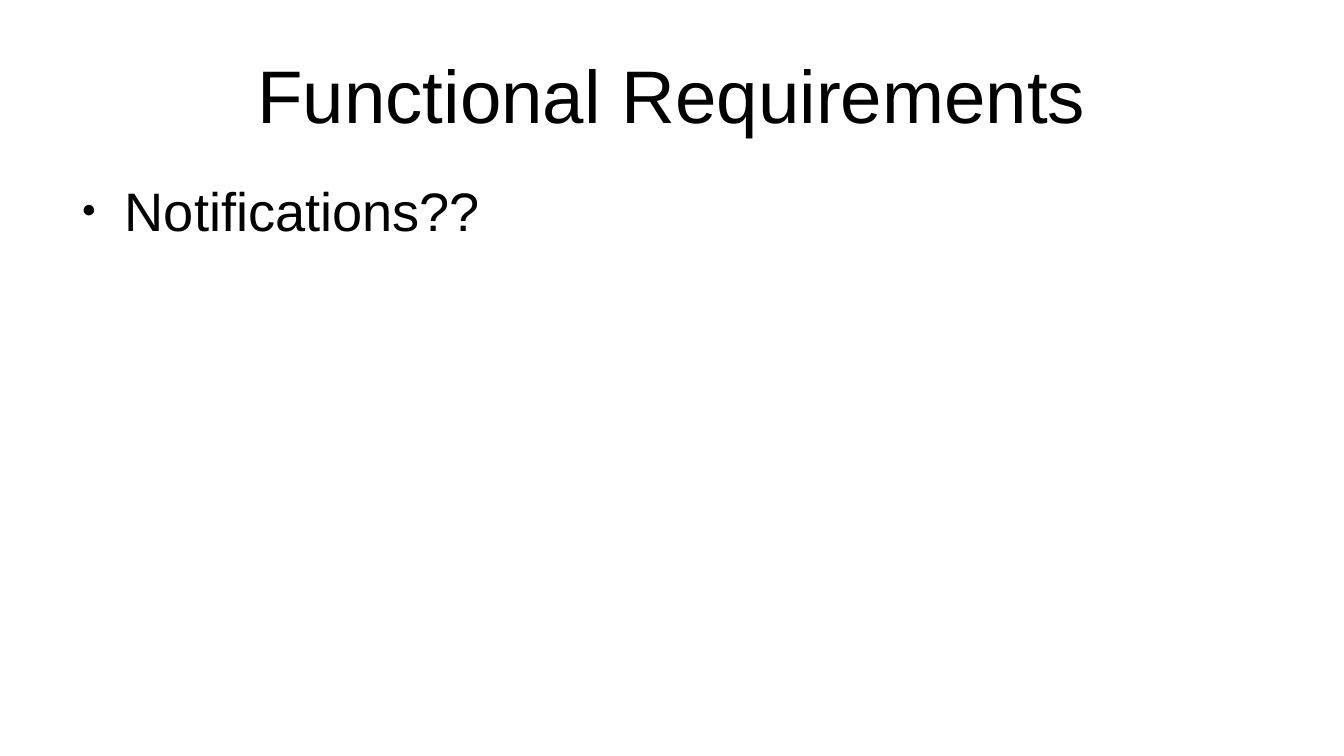
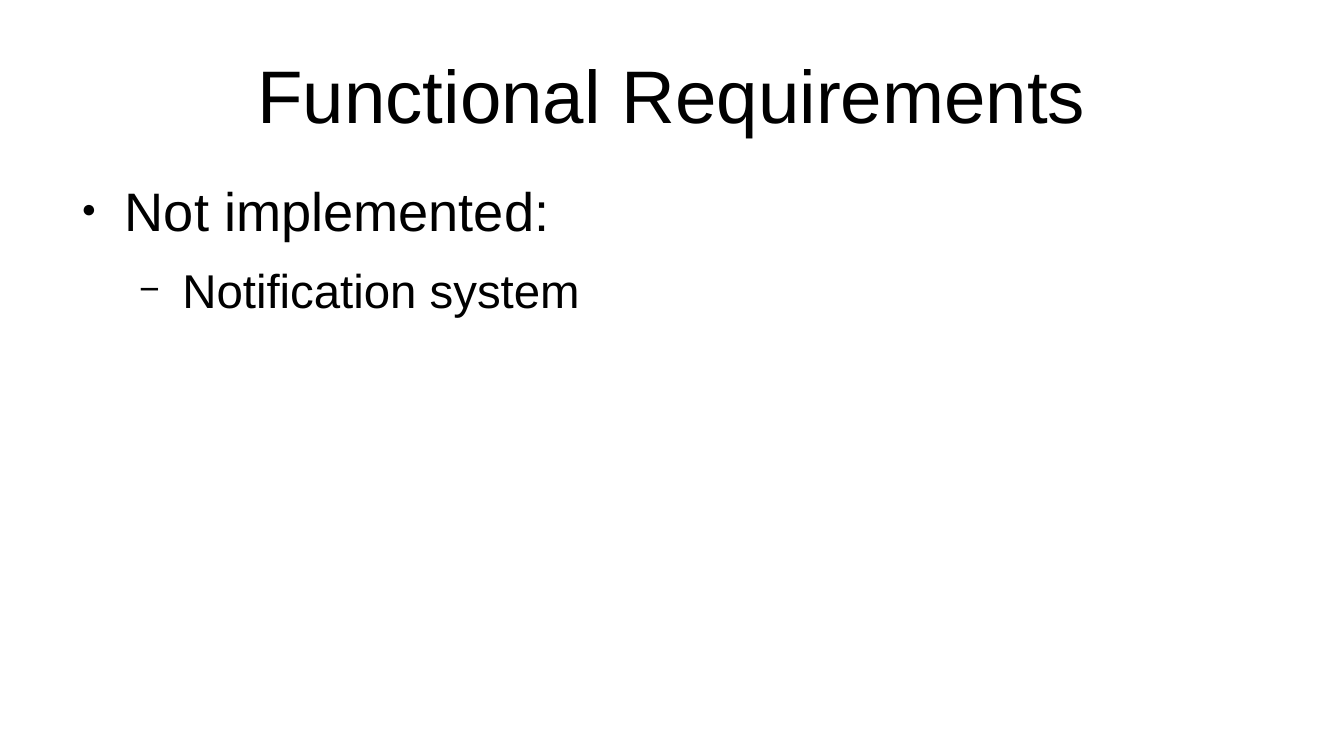
Before and after one commit to JoseffRibble/focusflow, a slide deck: slide 11 of final_presentation.odp. Drawn at 1344x756 pixels with LibreOffice and Linux fonts; fonts in the diff are those of the drawing. Boxes give left, top, right and bottom in pixels: in the first picture for what was removed or moved away, otherwise in the second. Text is boxed around its words. In the diff, an @@ line names an element or a change of style, - is before the commit and + after.

Commit message:
presentation 0.2

```diff
--- a/final_presentation.odp
+++ b/final_presentation.odp
@@ text at (125,191,580,318): text changed; size 32 to 28 pt @@
-● Notifications??
+● Not implemented:
+  − Notification system
```
Also in this commit, not shown: 2 other slides changed.
